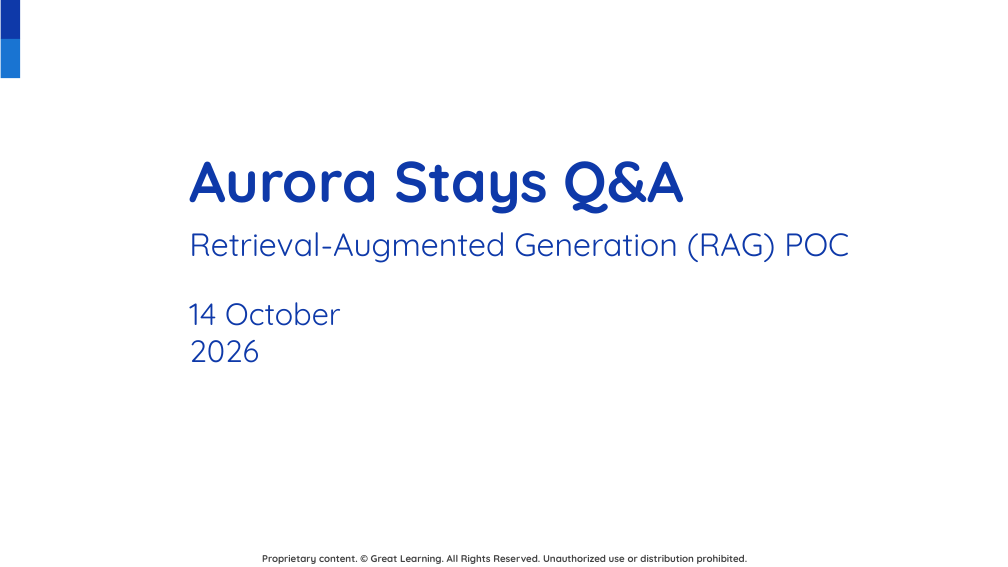
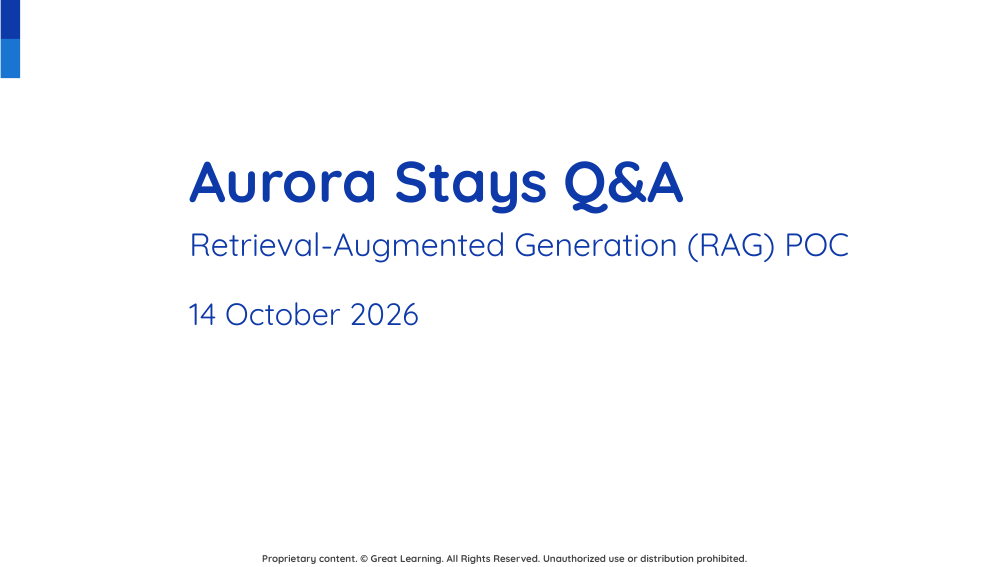
Before and after one commit to raovutukoor1/aurora-stay-qna, a slide deck: slide 1 of presentations/Aurora_Stays_RAG_Project_Presentation_Template_Style.pptx. Drawn at 1008x567 pixels with LibreOffice and Linux fonts; fonts in the diff are those of the drawing; background and template pictures are left out. Boxes give left, top, right and bottom in pixels: in the first picture for what was removed or moved away, otherwise in the second. Text is boxed around its words. In the diff, an @@ line names an element or a change of style, - is before the commit and + after.

Commit message:
Keep presentation date on one line

```diff
--- a/presentations/Aurora_Stays_RAG_Project_Presentation_Template_Style.pptx
+++ b/presentations/Aurora_Stays_RAG_Project_Presentation_Template_Style.pptx
@@ text "14 October 2026" rewrapped from <box>189,302,341,363</box> to <box>189,302,419,326</box> @@
```
Also in this commit, not shown: 2 other files.
